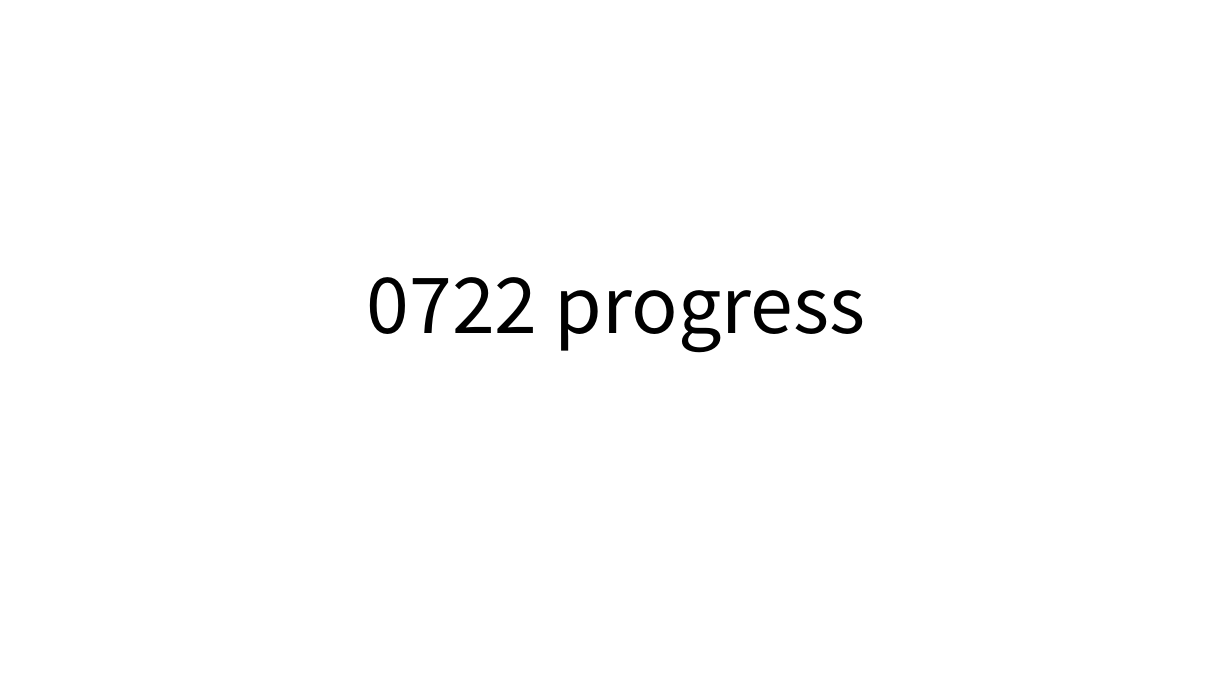
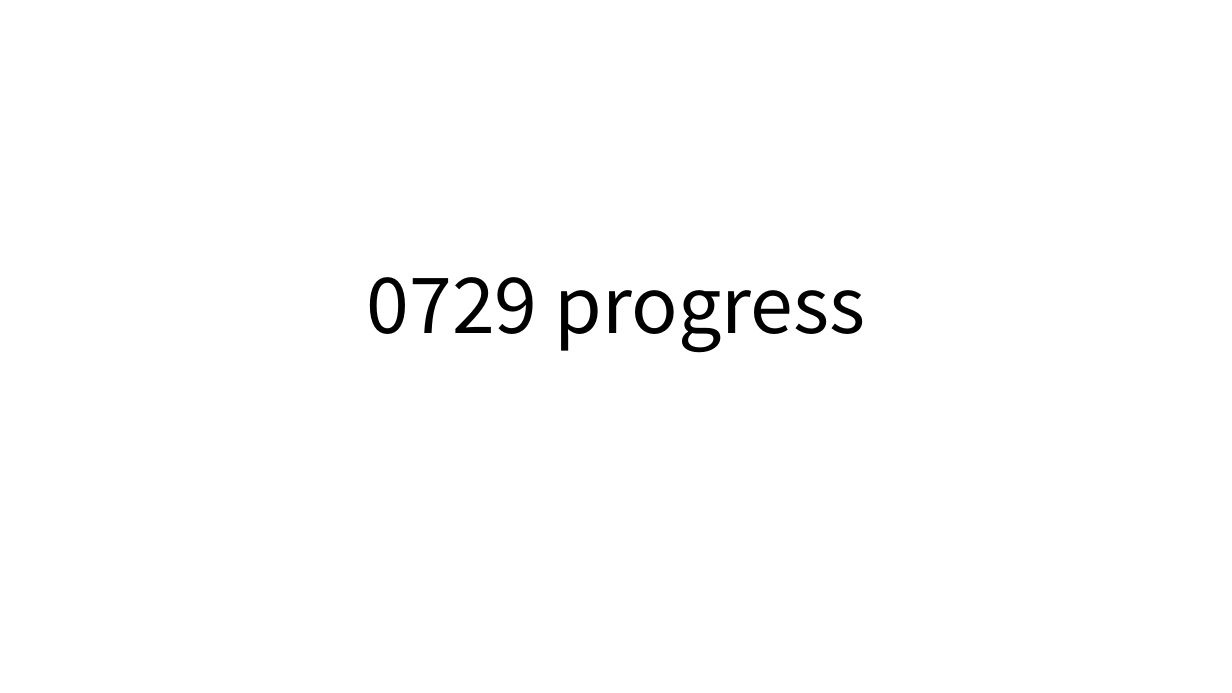
Before and after one commit to topaz11100/PROGRESS, a slide deck: slide 1 of 2_0729/0729_progress.pptx. Drawn at 1232x693 pixels with LibreOffice and Linux fonts; fonts in the diff are those of the drawing. Boxes give left, top, right and bottom in pixels: in the first picture for what was removed or moved away, otherwise in the second. Text is boxed around its words. In the diff, an @@ line names an element or a change of style, - is before the commit and + after.

```diff
--- a/2_0729/0729_progress.pptx
+++ b/2_0729/0729_progress.pptx
@@ title at [367, 277, 866, 353]: text changed @@
-0722 progress
+0729 progress
```
Also in this commit, not shown: 6 slides removed, 2 other files.
